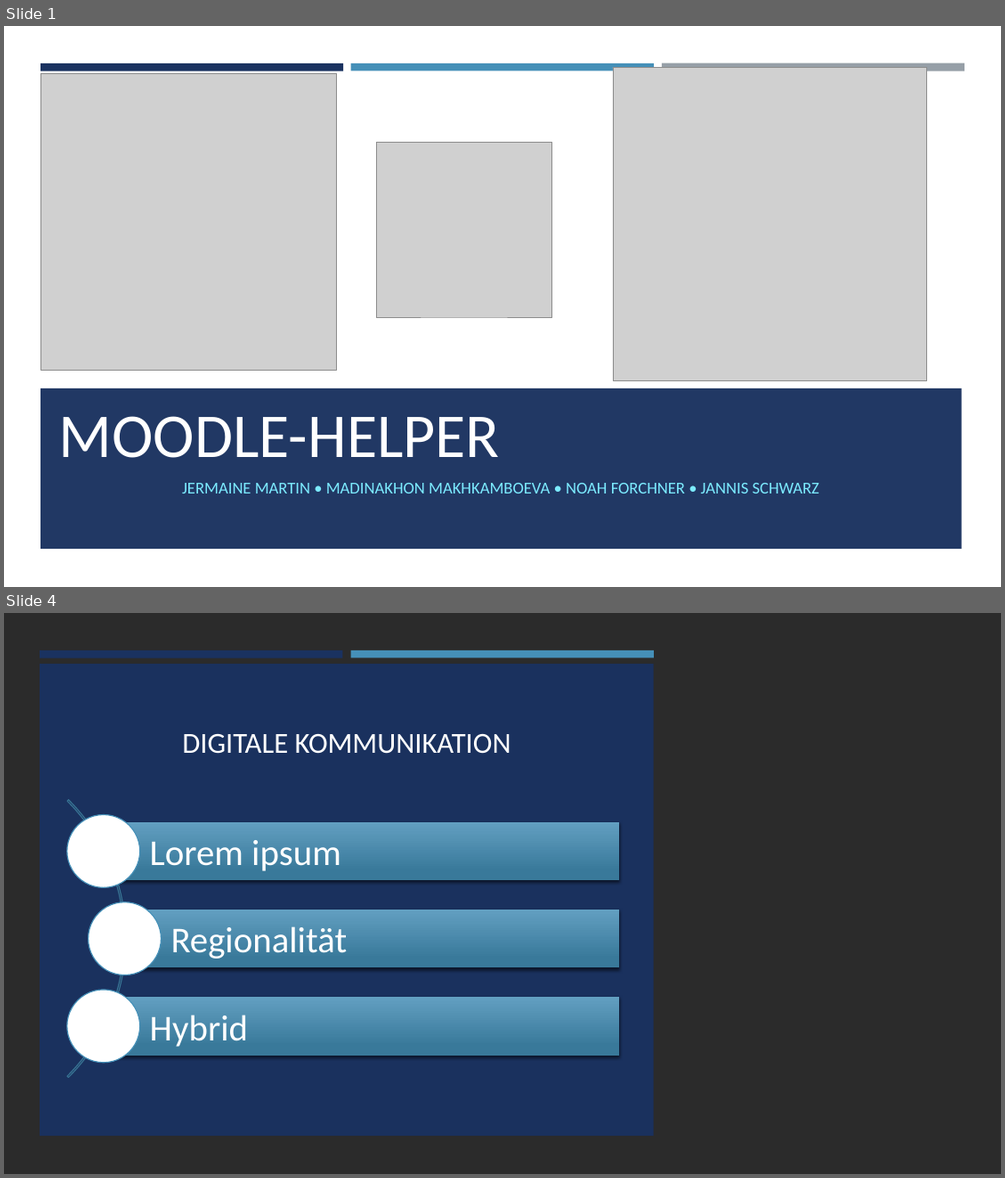
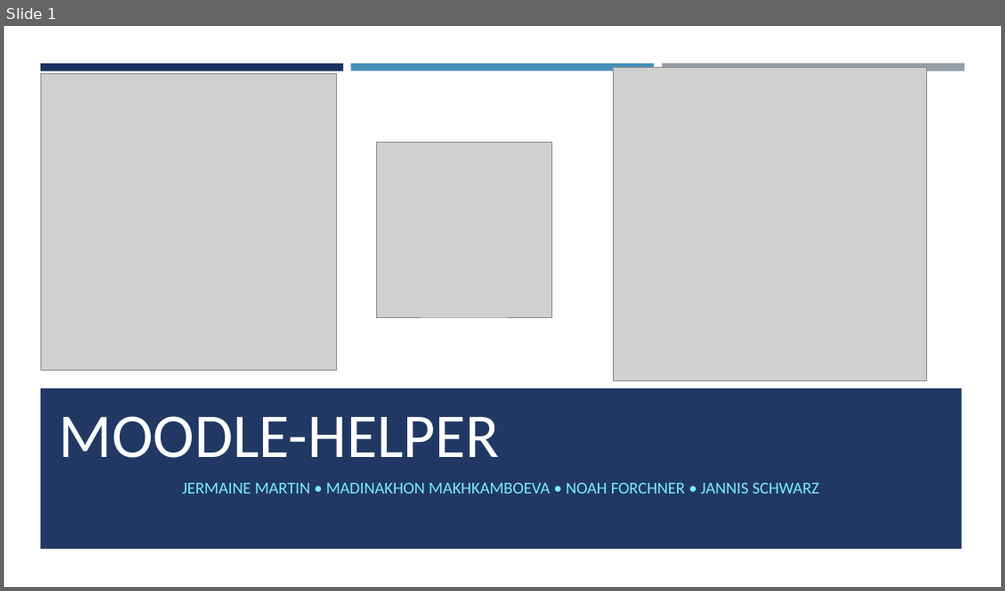
Before and after one commit to j-j-martin/Hackathon2023, a slide deck: Moodle-helper.pptx. Shown one above the other, each under a label of ours: slides 1 and 4 before the commit, slide 1 after it; the slides between them are not shown. The pictures are 1005x1178 and 1005x591 pixels, drawn with LibreOffice and Linux fonts; fonts in the diff are those of the drawing; grey boxes stand for pictures; background and template pictures are left out; a plain dark background stands for a picture behind light text. Boxes give left, top, right and bottom in pixels: in the first picture for what was removed or moved away, otherwise in the second. Text is boxed around its words. In the diff, an @@ line names an element or a change of style, - is before the commit and + after.

```diff
--- a/Moodle-helper.pptx
+++ b/Moodle-helper.pptx
@@ slide 4 removed at [4, 613, 1001, 1174], background picture (left out) @@
@@ rectangle removed at [4, 613, 1001, 1174] @@
@@ rectangle removed at [40, 664, 654, 1135] @@
@@ rectangle removed at [40, 650, 343, 657] @@
@@ rectangle removed at [351, 650, 654, 657] @@
@@ title removed at [182, 734, 511, 754] @@
-DIGITALE KOMMUNIKATION
@@ group removed at [4, 742, 619, 1135]: 3 rectangles, 3 texts, 3 ellipses, 1 arch (boxed as its full ring) @@
-Lorem ipsum
-Regionalität
-Hybrid
```
Also in this commit, not shown: 1 slide changed, 8 slides added, 2 other slides removed, 2 other files.
